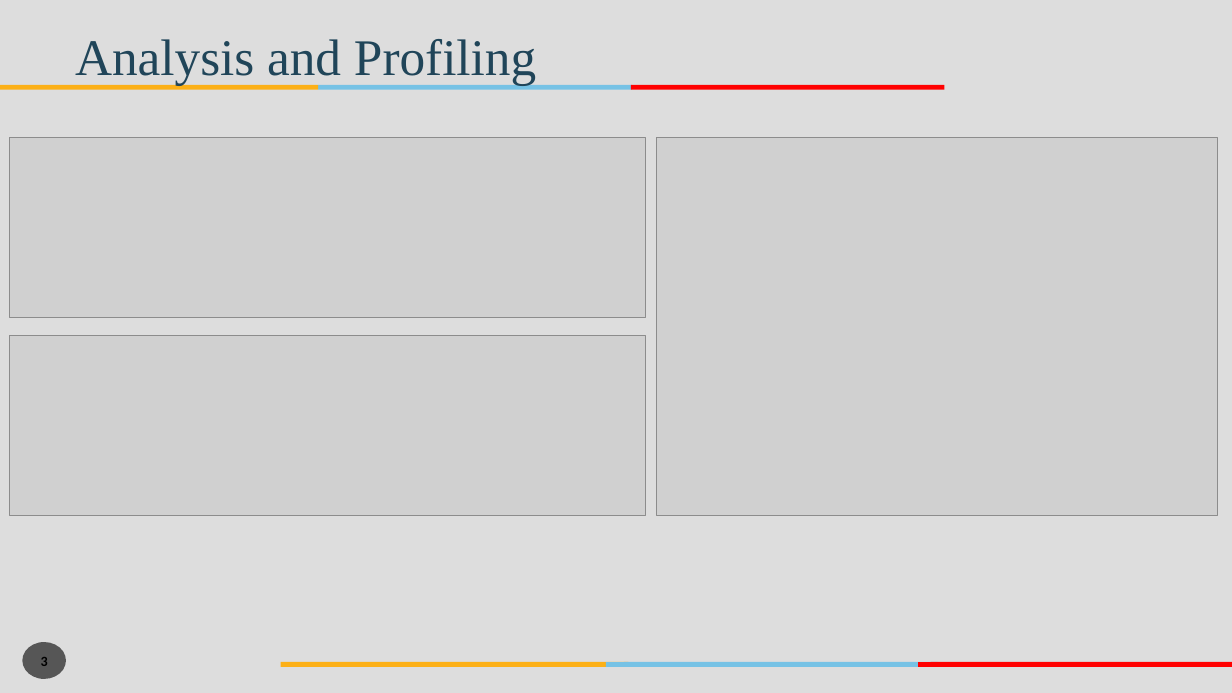
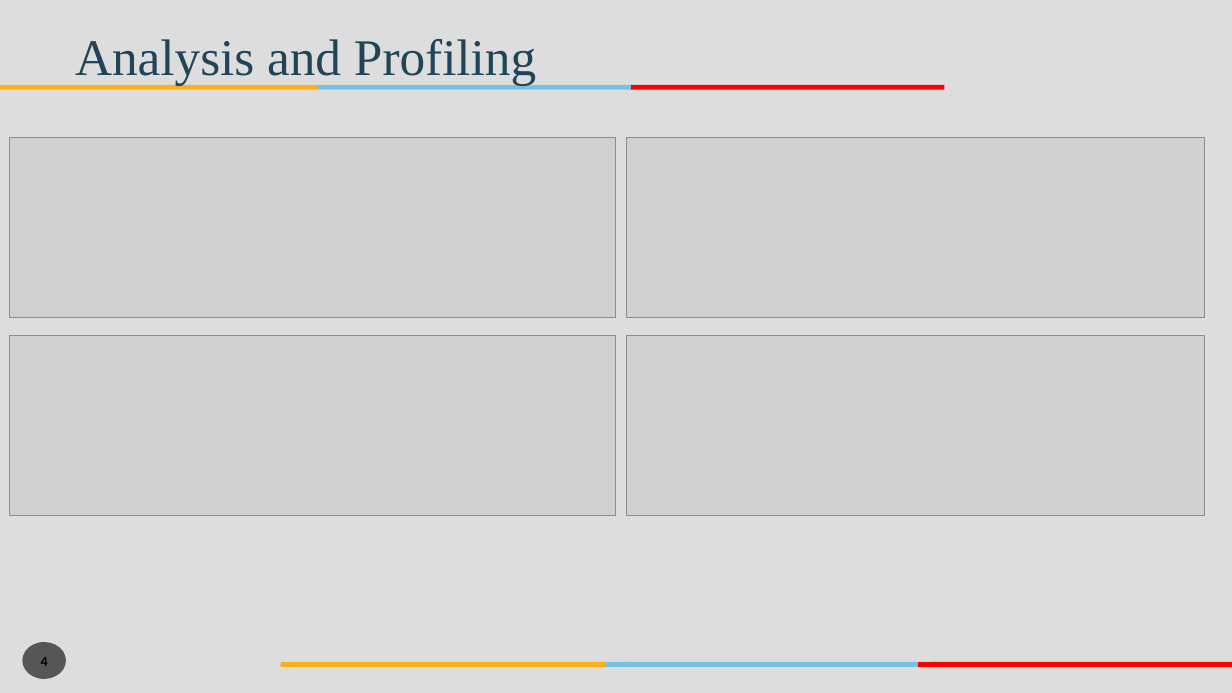
Before and after one commit to GitAnkit-hub/CS5013_Gpu_Programming_course, a slide deck: slide 4 of BANG_Optimization_Presentation.pptx (slide 3 before the commit). Drawn at 1232x693 pixels with LibreOffice and Linux fonts; fonts in the diff are those of the drawing; grey boxes stand for pictures; background and template pictures are left out. Boxes give left, top, right and bottom in pixels: in the first picture for what was removed or moved away, otherwise in the second. Text is boxed around its words. In the diff, an @@ line names an element or a change of style, - is before the commit and + after.

```diff
--- a/BANG_Optimization_Presentation.pptx
+++ b/BANG_Optimization_Presentation.pptx
@@ picture: place and size @@
-picture at (9,138,646,318)
+picture at (9,138,616,318)
@@ picture added at (627,138,1205,318) @@
@@ picture removed at (657,138,1217,516) @@
@@ picture: place and size @@
-picture at (9,335,646,516)
+picture at (9,335,616,516)
@@ picture added at (627,335,1205,516) @@
@@ text in ellipse at (41,657,48,666): text changed @@
-3
+4
```
Also in this commit, not shown: 2 other slides changed, 1 slide added, 6 other files.
